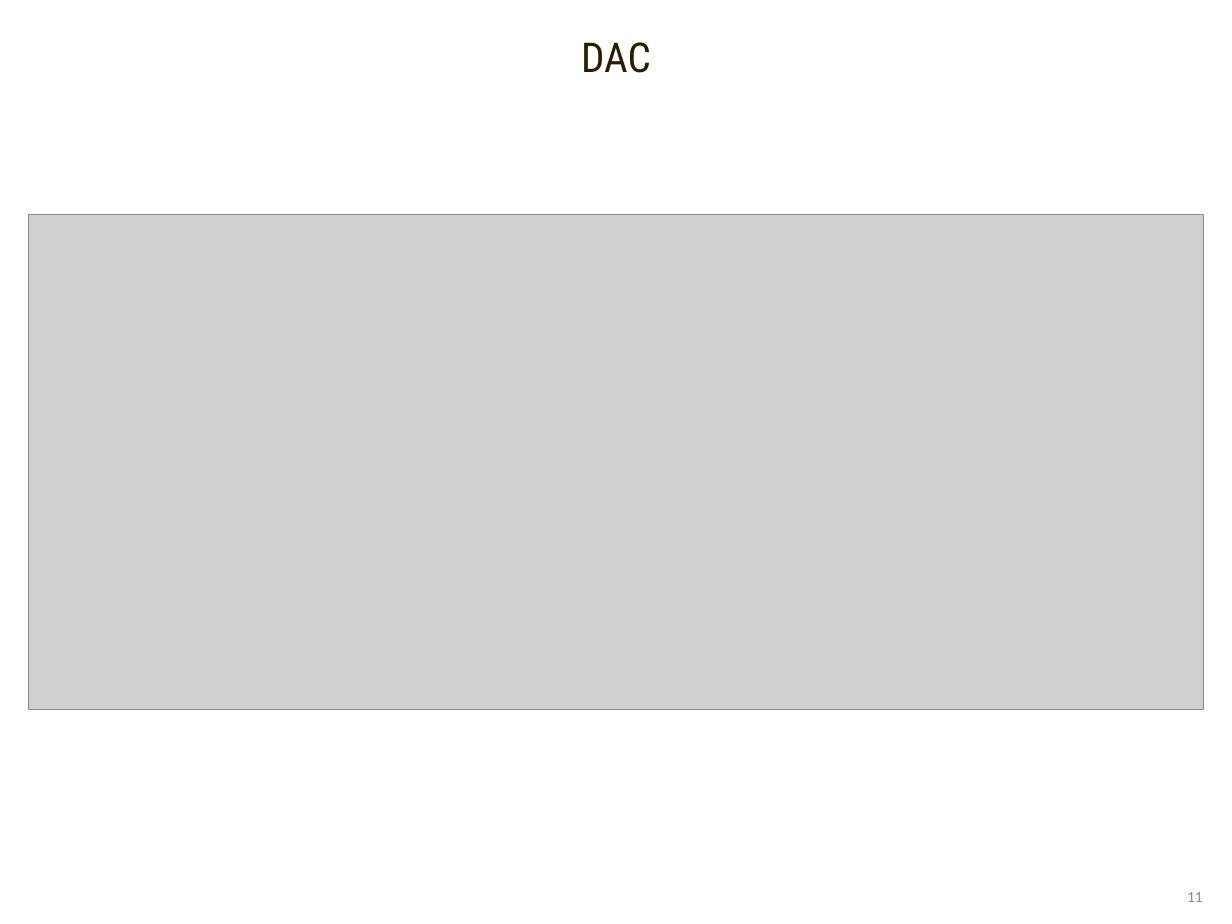
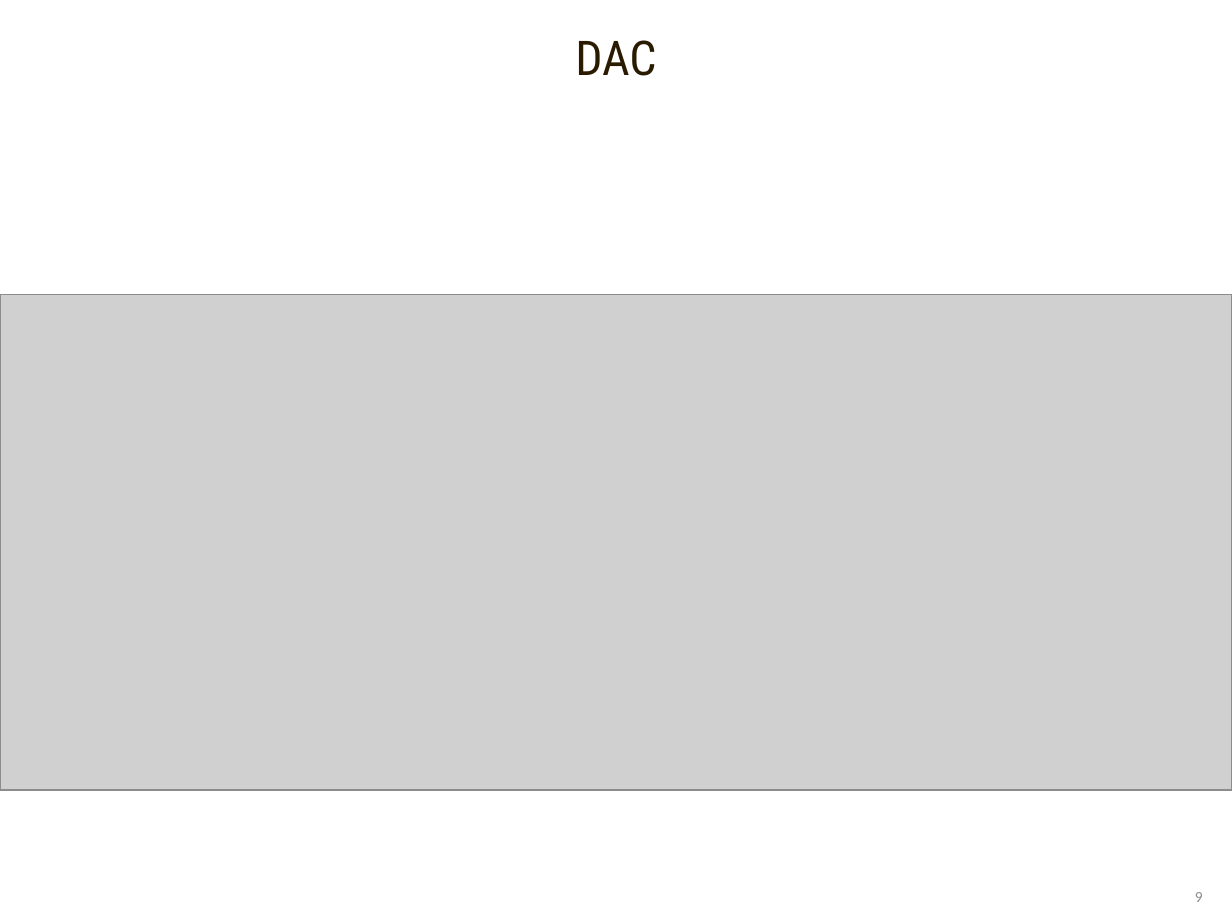
Before and after one commit to farzinsharif/computer-architecture-slide, a slide deck: slide 9 of Chapter11.ADC & DAC.pptx (slide 11 before the commit). Drawn at 1232x924 pixels with LibreOffice and Linux fonts; fonts in the diff are those of the drawing; grey boxes stand for pictures. Boxes give left, top, right and bottom in pixels: in the first picture for what was removed or moved away, otherwise in the second. Text is boxed around its words. In the diff, an @@ line names an element or a change of style, - is before the commit and + after.

```diff
--- a/Chapter11.ADC & DAC.pptx
+++ b/Chapter11.ADC & DAC.pptx
@@ text "DAC" at [575,40,656,76]: size 24 to 28 pt @@
@@ picture: place and size @@
-picture at [28,214,1202,710]
+picture at [0,294,1232,790]
@@ page number at [1195,892,1203,902]: text changed @@
-11
+9
```
Also in this commit, not shown: 1 slide removed, 2 other files.
